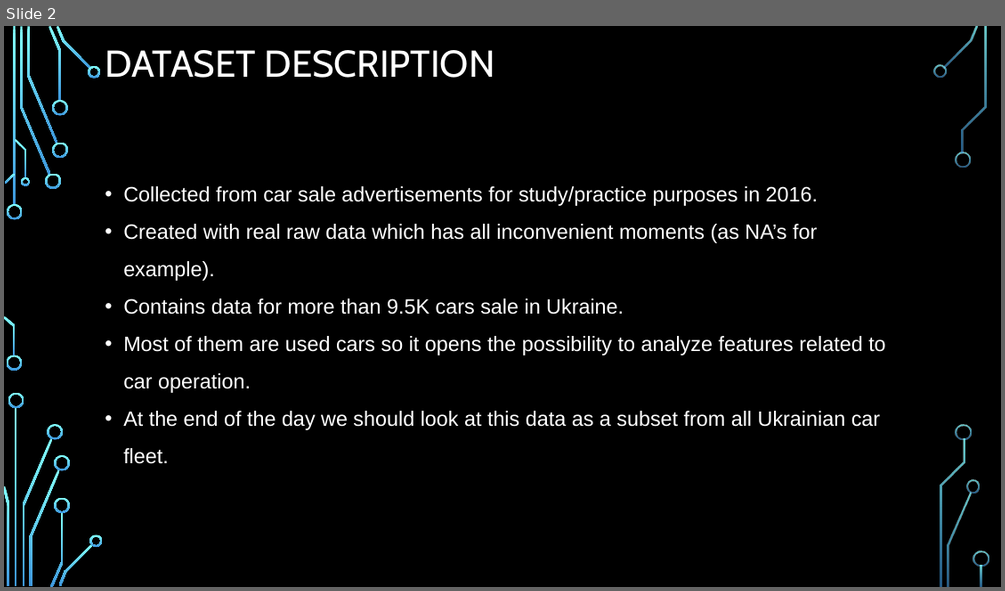
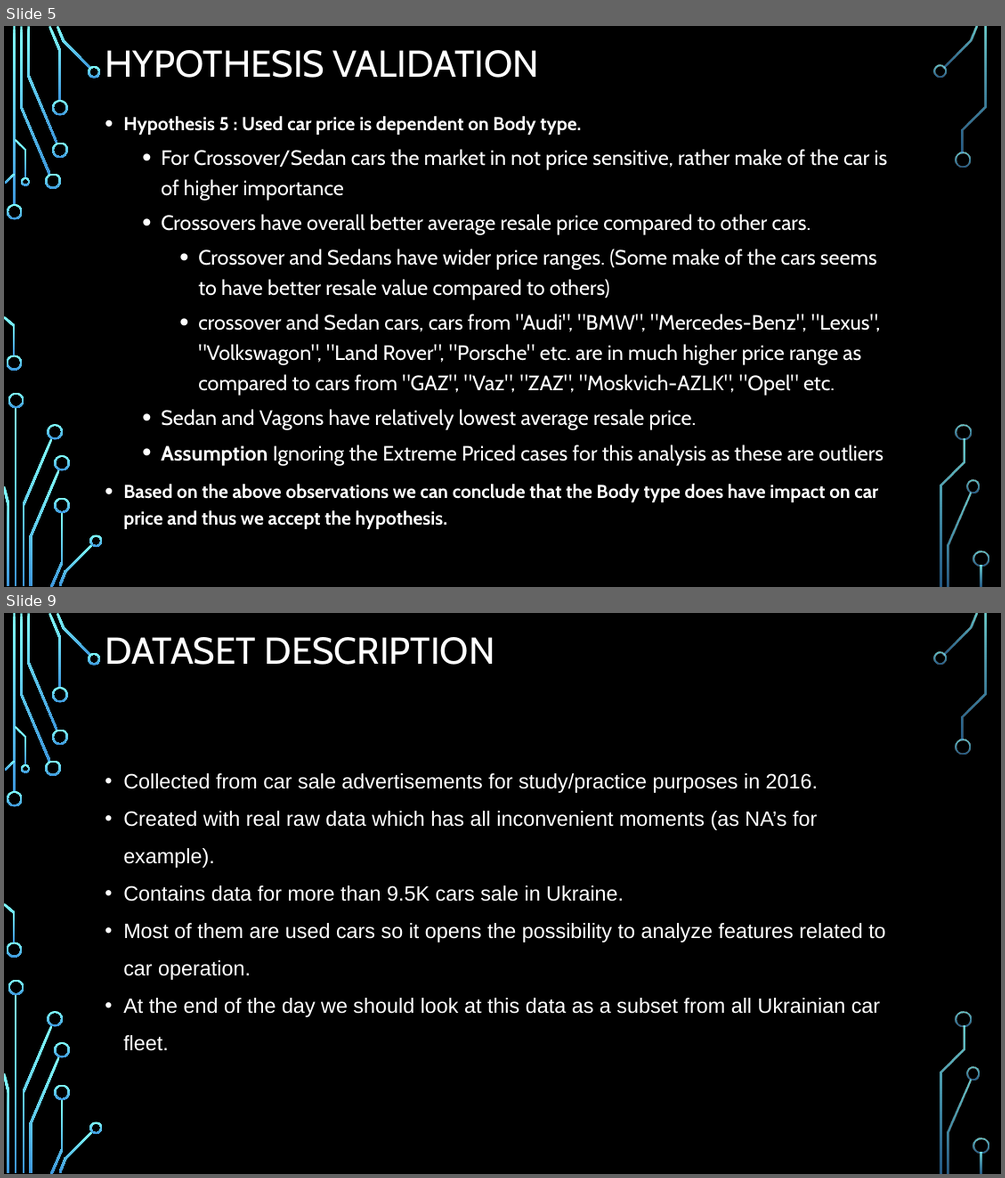
Before and after one commit to dhp6106/insaid-projects, a slide deck: term1/projects/CarSales/Term1-EDAProject-CarSales-DhavalParikh.pptx. Shown one above the other, each under a label of ours: slide 2 before the commit, slides 5 and 9 after it; the slides between them are not shown. The pictures are 1005x591 and 1005x1178 pixels, drawn with LibreOffice and Linux fonts; fonts in the diff are those of the drawing; background and template pictures are left out. Boxes give left, top, right and bottom in pixels: in the first picture for what was removed or moved away, otherwise in the second. Text is boxed around its words. In the diff, an @@ line names an element or a change of style, - is before the commit and + after.

```diff
--- a/term1/projects/CarSales/Term1-EDAProject-CarSales-DhavalParikh.pptx
+++ b/term1/projects/CarSales/Term1-EDAProject-CarSales-DhavalParikh.pptx
@@ slide 5 added at (4, 26, 1001, 587), background picture (left out); not listed: 36 template elements that a slide beside it also shows @@
@@ title added at (105, 50, 539, 78), 36 pt, text #FFFFFF @@
+HYPOTHESIS VALIDATION
@@ text added at (123, 116, 888, 529), 20 pt, text #FFFFFF @@
+• Hypothesis 5 : Used car price is dependent on Body type.
+  • For Crossover/Sedan cars the market in not price sensitive, rather make of the car is of higher importance
+  • Crossovers have overall better average resale price compared to other cars.
+    • Crossover and Sedans have wider price ranges. (Some make of the cars seems to have better resale value compared to others)
+    • crossover and Sedan cars, cars from "Audi", "BMW", "Mercedes-Benz", "Lexus", "Volkswagon", "Land Rover", "Porsche" etc. are in much higher price range as compared to cars from "GAZ", "Vaz", "ZAZ", "Moskvich-AZLK", "Opel" etc.
+  • Sedan and Vagons have relatively lowest average resale price.
+  • Assumption Ignoring the Extreme Priced cases for this analysis as these are outliers
+• Based on the above observations we can conclude that the Body type does have impact on car price and thus we accept the hypothesis.
@@ what was slide 2 is now slide 9 @@
```
Also in this commit, not shown: 6 slides changed, 9 other slides added, 8 slides removed, 8 other files.
